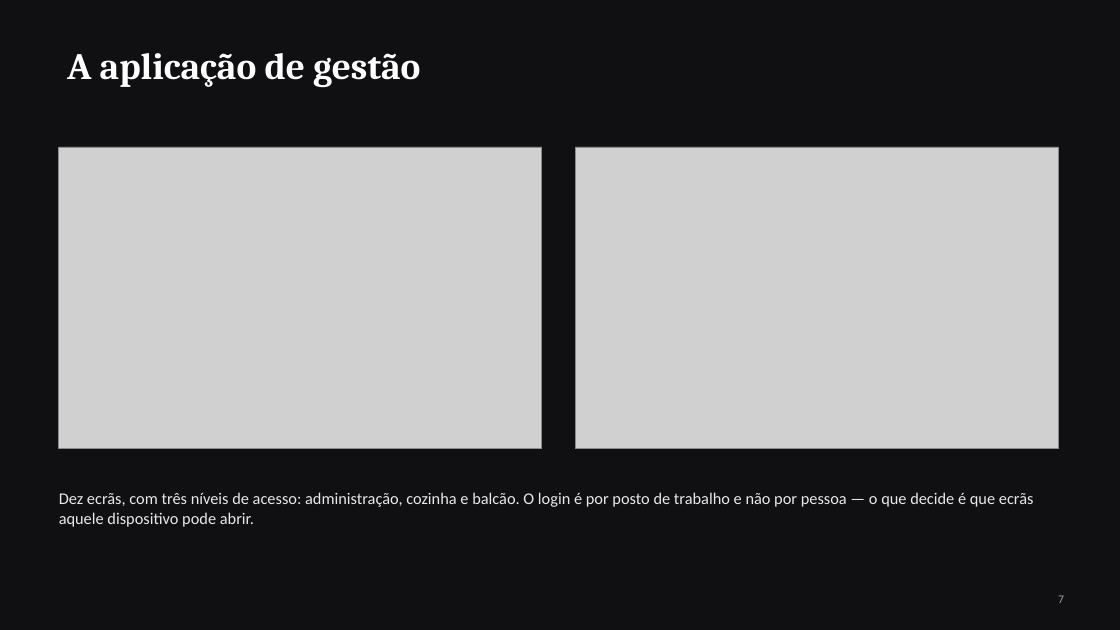
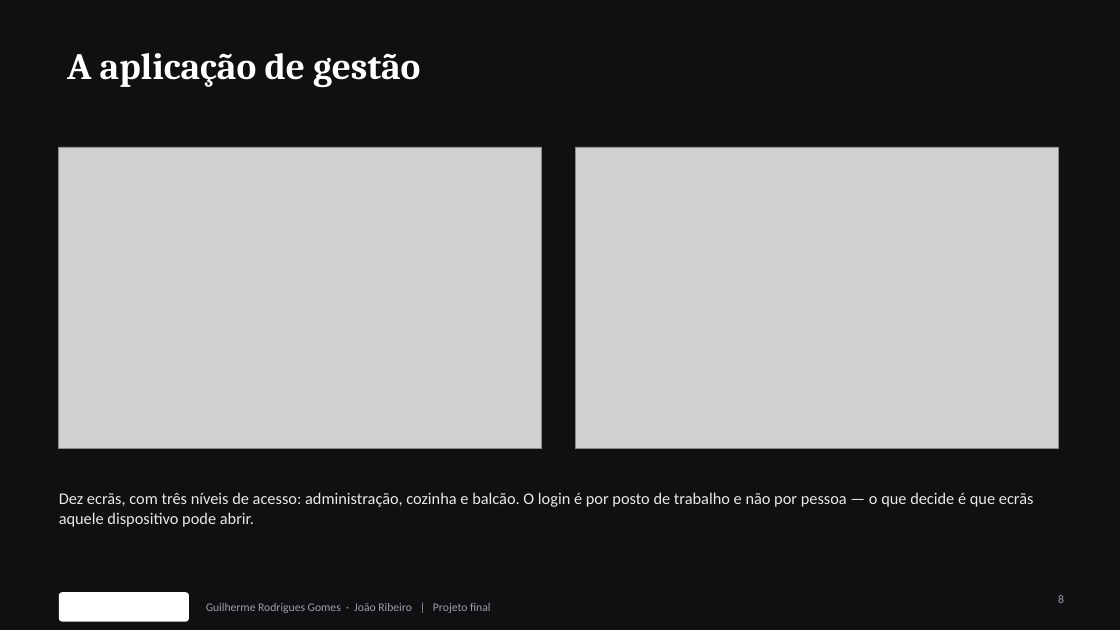
Before and after one commit to Azulindo/Projeto-Final, a slide deck: slide 8 of docs/apresentacao.pptx (slide 7 before the commit). Drawn at 1120x630 pixels with LibreOffice and Linux fonts; fonts in the diff are those of the drawing; grey boxes stand for pictures; background and template pictures are left out. Boxes give left, top, right and bottom in pixels: in the first picture for what was removed or moved away, otherwise in the second. Text is boxed around its words. In the diff, an @@ line names an element or a change of style, - is before the commit and + after.

```diff
--- a/docs/apresentacao.pptx
+++ b/docs/apresentacao.pptx
@@ rounded rectangle added at <box>59,592,189,622</box>, fill #FFFFFF @@
@@ page number at <box>1058,595,1064,603</box>: text changed @@
-7
+8
@@ text added at <box>206,603,490,613</box>, 10 pt, text #9AA0A6 @@
+Guilherme Rodrigues Gomes · João Ribeiro | Projeto final
```
Also in this commit, not shown: 15 other slides changed, 1 slide added.
